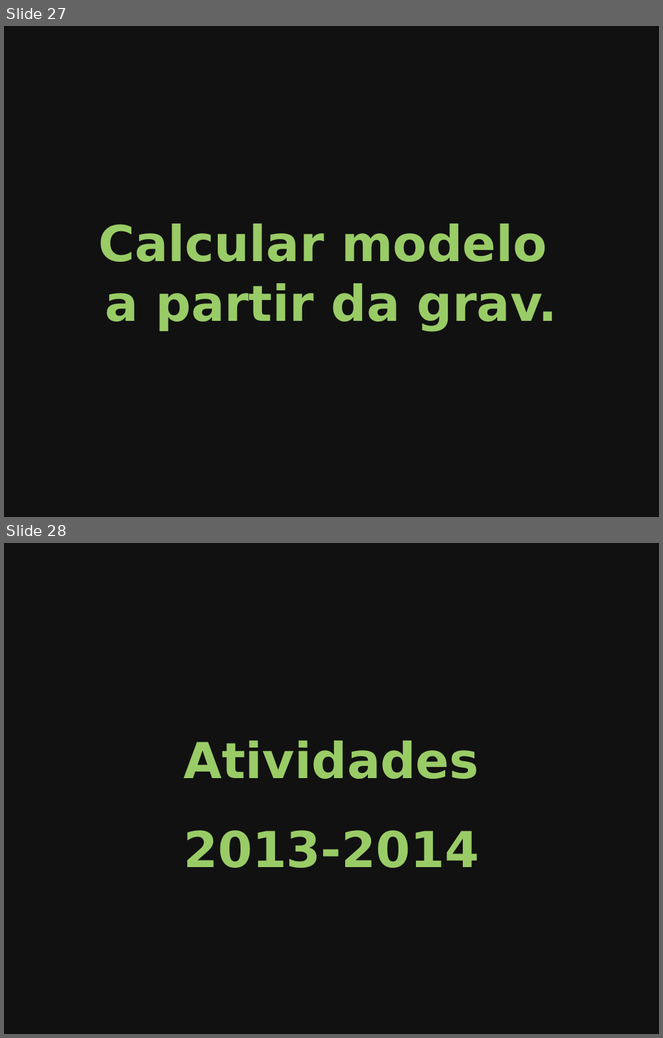
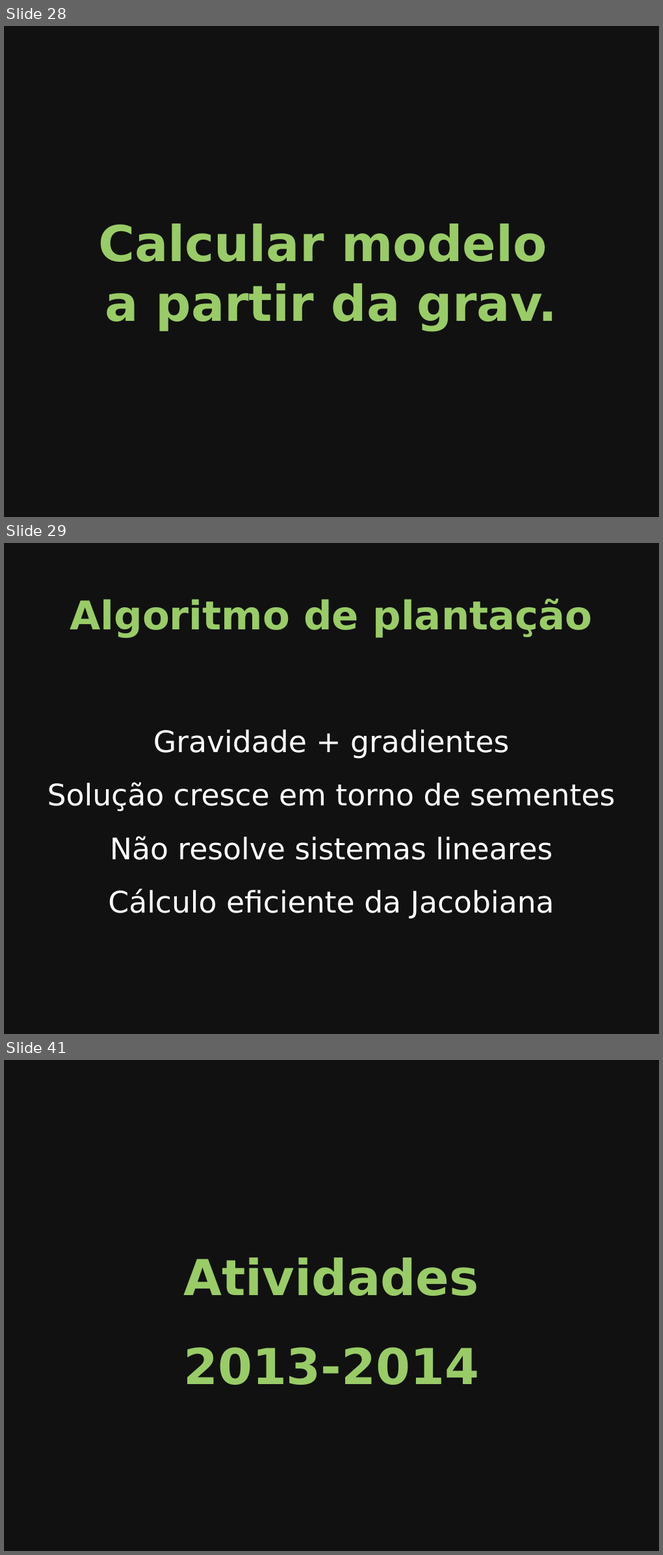
Before and after one commit to leouieda/seminario-on-2014, a slide deck: slides.odp. Shown one above the other, each under a label of ours: slides 27 and 28 before the commit, slides 28, 29 and 41 after it; the slides between them are not shown. The pictures are 663x1038 and 663x1555 pixels, drawn with LibreOffice and Linux fonts; fonts in the diff are those of the drawing. Boxes give left, top, right and bottom in pixels: in the first picture for what was removed or moved away, otherwise in the second. Text is boxed around its words. In the diff, an @@ line names an element or a change of style, - is before the commit and + after.

```diff
--- a/slides.odp
+++ b/slides.odp
@@ slide 29 added at bbox=[4, 543, 659, 1034], background #111111 @@
@@ title added at bbox=[70, 598, 593, 637], 48 pt, text #99CC66, bold @@
+Algoritmo de plantação
@@ text added at bbox=[48, 730, 615, 919], 36 pt, text #FFFFFF @@
+Gravidade + gradientes
+Solução cresce em torno de sementes Não resolve sistemas lineares
+Cálculo eficiente da Jacobiana
@@ what was slide 27 is now slide 28 @@
@@ what was slide 28 is now slide 41 @@
```
Also in this commit, not shown: 1 slide changed, 12 other slides added, 13 other files.
